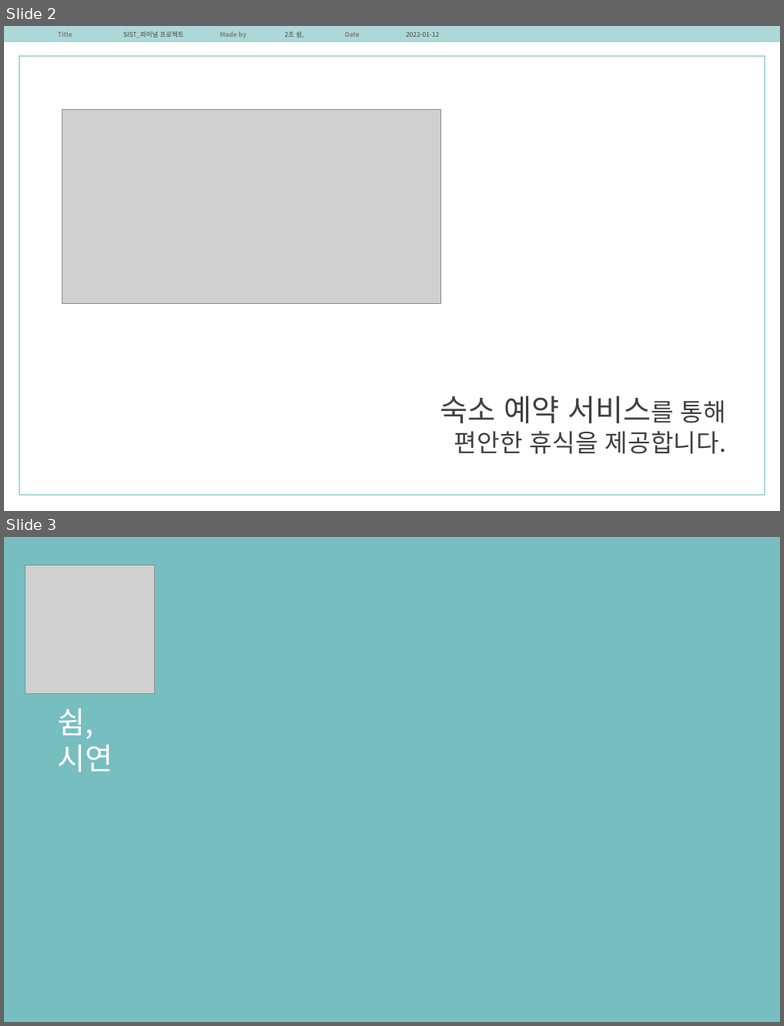
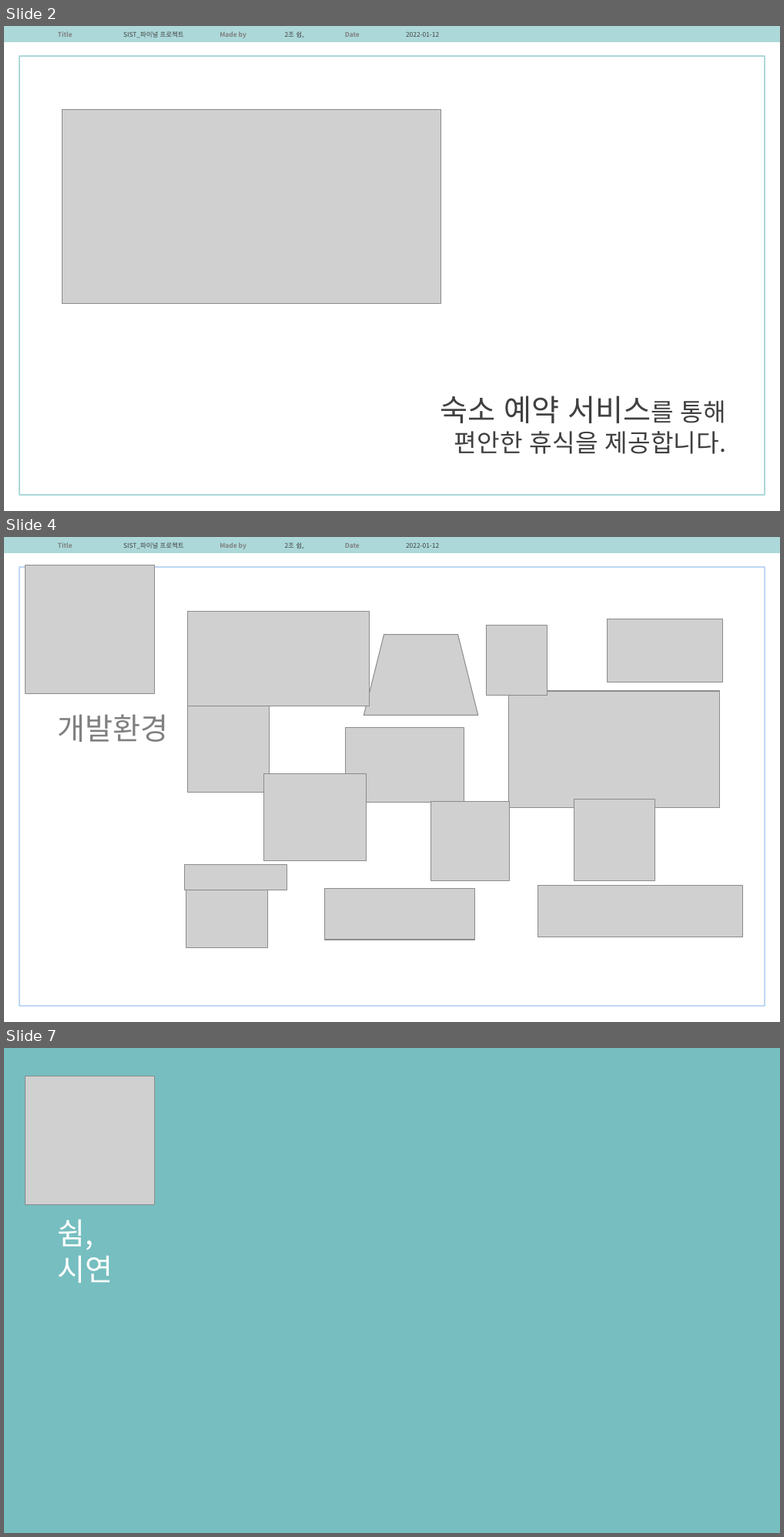
Before and after one commit to ImTaemin/Stay, a slide deck: 문서/최종보고서/쉼,_최종보고서.pptx. Shown one above the other, each under a label of ours: slides 2 and 3 before the commit, slides 2, 4 and 7 after it; the slides between them are not shown. The pictures are 784x1026 and 784x1537 pixels, drawn with LibreOffice and Linux fonts; fonts in the diff are those of the drawing; grey boxes stand for pictures. Boxes give left, top, right and bottom in pixels: in the first picture for what was removed or moved away, otherwise in the second. Text is boxed around its words. In the diff, an @@ line names an element or a change of style, - is before the commit and + after.

```diff
--- a/문서/최종보고서/쉼,_최종보고서.pptx
+++ b/문서/최종보고서/쉼,_최종보고서.pptx
@@ slide 4 added at <box>4,537,780,1022</box>, background #FFFFFF; not listed: 1 template element that a slide beside it also shows @@
@@ rectangle added at <box>19,567,766,1006</box>, outline #BED8F3 1.5 pt @@
@@ picture added at <box>26,565,155,694</box> @@
@@ group added at <box>184,611,743,948</box>: 14 pictures @@
@@ text added at <box>58,714,169,742</box>, 28 pt, text #808080 @@
+개발환경
@@ what was slide 3 is now slide 7 @@
```
Also in this commit, not shown: 2 slides changed, 7 other slides added, 3 other files.
